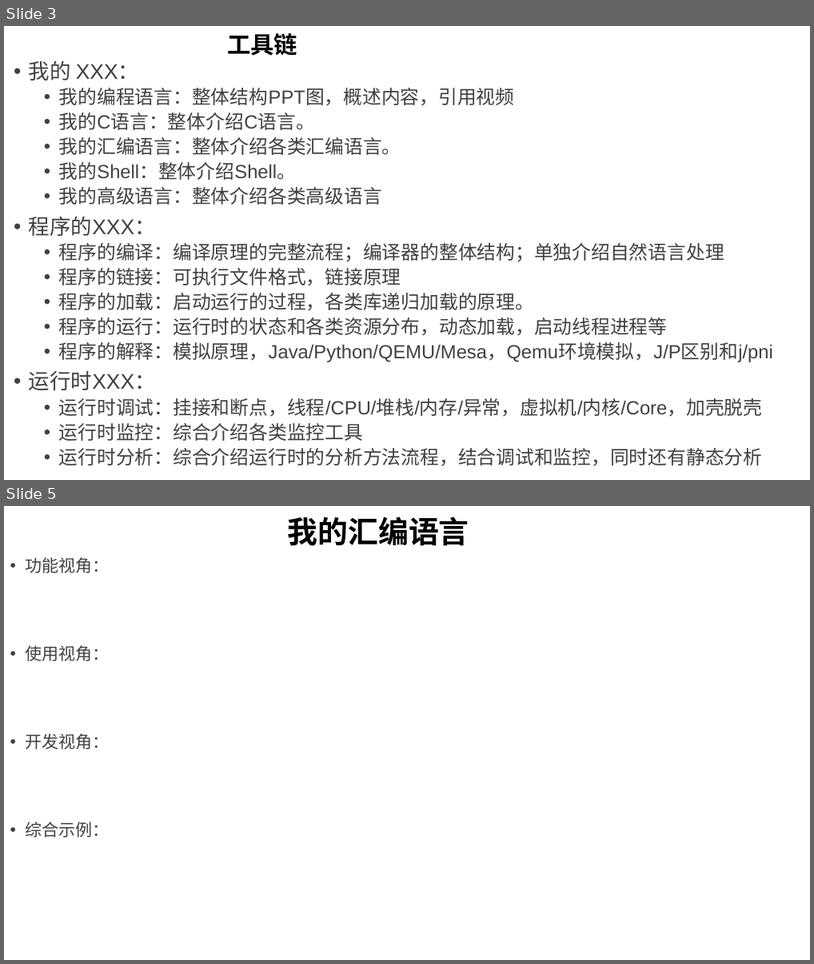
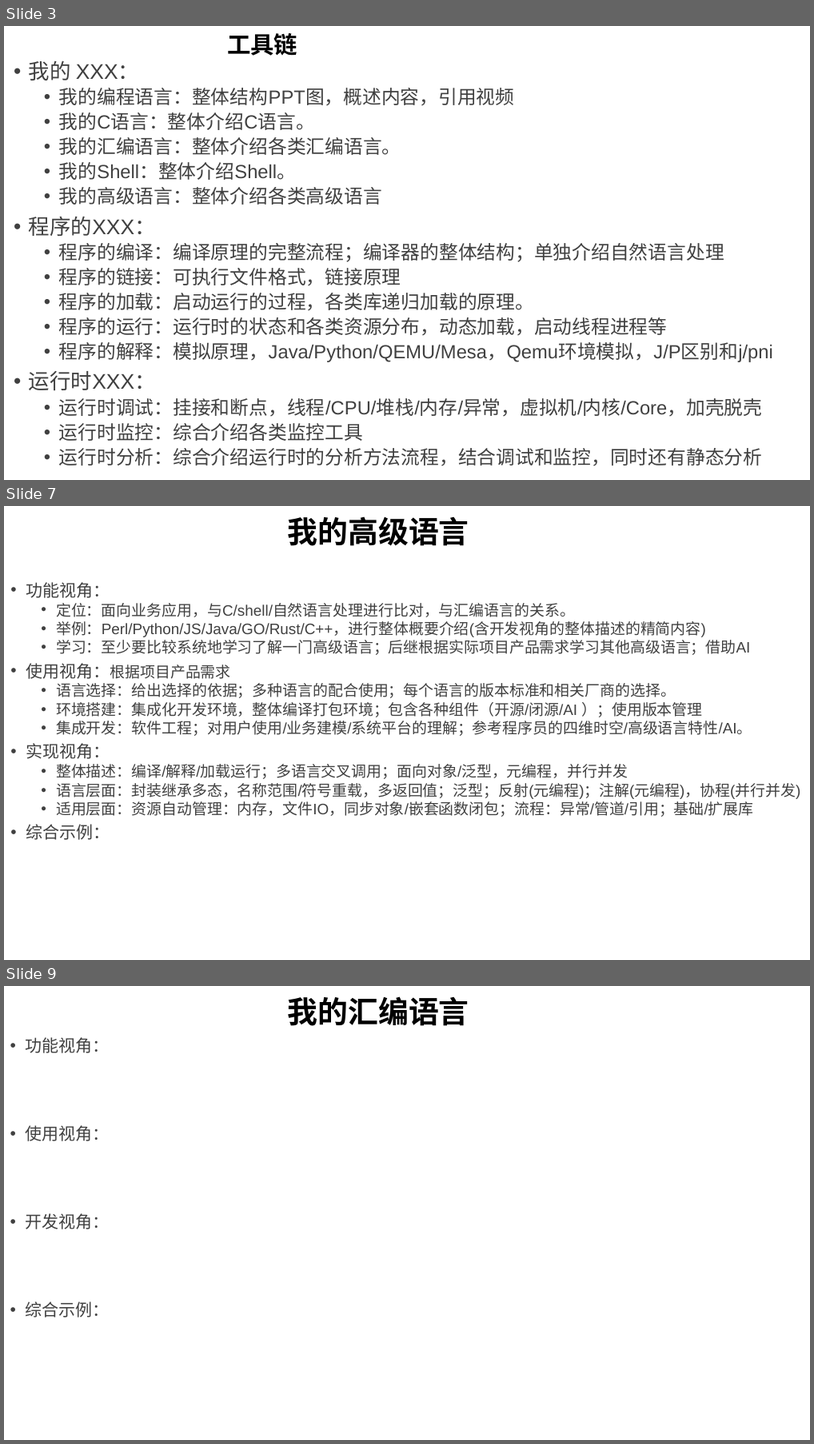
Before and after one commit to GavinKoeng/it-talks, a slide deck: it-talks.pptx. Shown one above the other, each under a label of ours: slides 3 and 5 before the commit, slides 3, 7 and 9 after it; the slides between them are not shown. The pictures are 814x964 and 814x1444 pixels, drawn with LibreOffice and Linux fonts; fonts in the diff are those of the drawing. Boxes give left, top, right and bottom in pixels: in the first picture for what was removed or moved away, otherwise in the second. Text is boxed around its words. In the diff, an @@ line names an element or a change of style, - is before the commit and + after.

Commit message:
it-talks: Add "我的高级语言"

```diff
--- a/it-talks.pptx
+++ b/it-talks.pptx
@@ slide 7 added at (4, 506, 810, 960), background #FFFFFF @@
@@ title added at (288, 516, 470, 546), 36 pt, text #000000, bold @@
+我的高级语言
@@ text added at (26, 582, 801, 840), 18 pt, text #404040 @@
+• 功能视角：
+  • 定位：面向业务应用，与C/shell/自然语言处理进行比对，与汇编语言的关系。
+  • 举例：Perl/Python/JS/Java/GO/Rust/C++，进行整体概要介绍(含开发视角的整体描述的精简内容)
+  • 学习：至少要比较系统地学习了解一门高级语言；后继根据实际项目产品需求学习其他高级语言；借助AI
+• 使用视角：根据项目产品需求
+  • 语言选择：给出选择的依据；多种语言的配合使用；每个语言的版本标准和相关厂商的选择。
+  • 环境搭建：集成化开发环境，整体编译打包环境；包含各种组件（开源/闭源/AI ）；使用版本管理
+  • 集成开发：软件工程；对用户使用/业务建模/系统平台的理解；参考程序员的四维时空/高级语言特性/AI。
+• 实现视角：
+  • 整体描述：编译/解释/加载运行；多语言交叉调用；面向对象/泛型，元编程，并行并发
+  • 语言层面：封装继承多态，名称范围/符号重载，多返回值；泛型；反射(元编程)；注解(元编程)，协程(并行并发)
+  • 适用层面：资源自动管理：内存，文件IO，同步对象/嵌套函数闭包；流程：异常/管道/引用；基础/扩展库
+• 综合示例：
@@ what was slide 5 is now slide 9 @@
```
Also in this commit, not shown: 1 slide changed, 3 other slides added.
